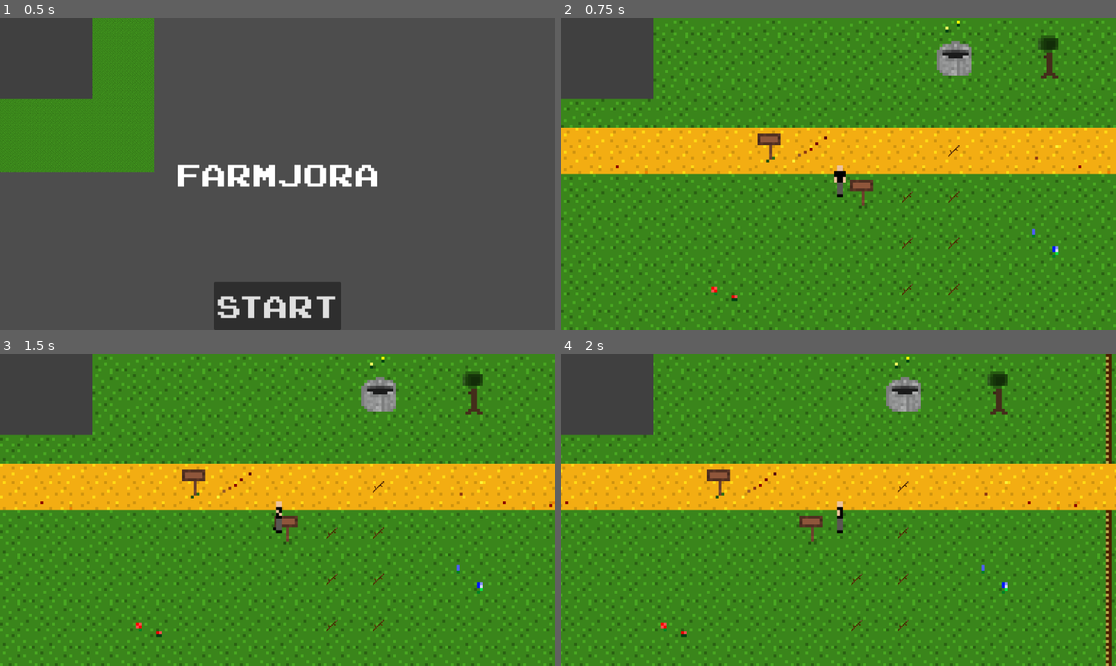
Above: before the commit, frames 1-4 (two rows, left to right).
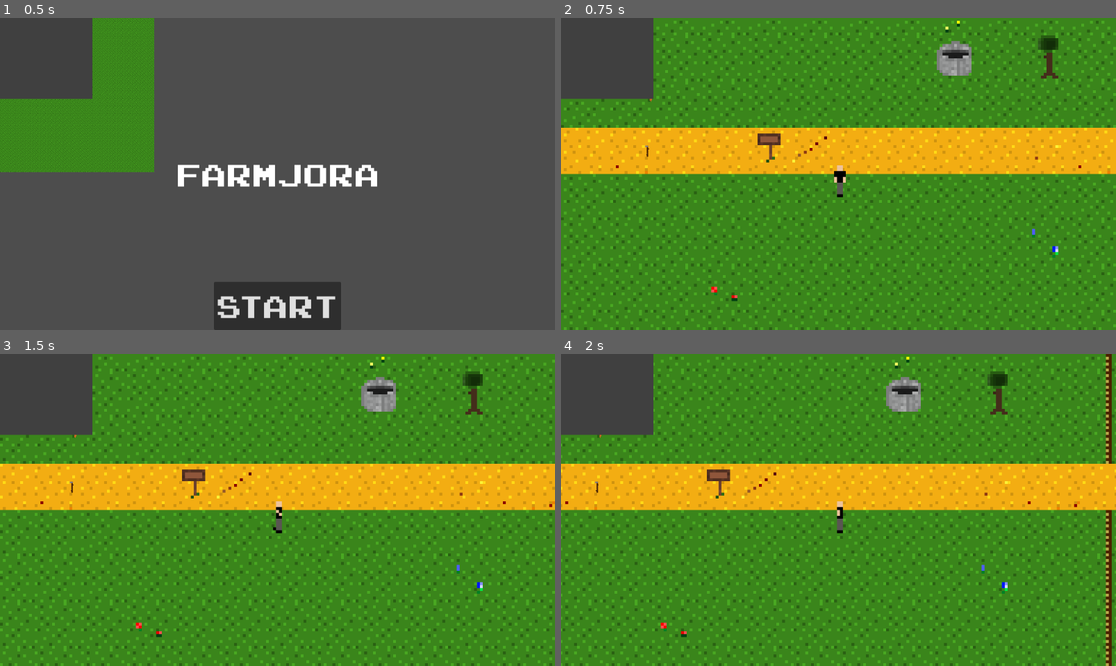
Above: after the commit, the same moments.

Repository: jake-schlaerth/farmjora
Game: Godot game, scene res://scenes/main/main.tscn
Two runs of this game, one before a commit and one after it. Both use one fixed random seed, a clock stepped at 60 frames per second and the inputs below.
Inputs (mouse positions are in pixels of both pictures, inside the frame that each line leads up to):
- Up to frame 1 (0.5 s): no input
- Up to frame 2 (0.75 s): click "start" at 0.5 s
- Up to frame 3 (1.5 s): tap Enter (ui_accept) at 1.25 s; move the mouse to (399, 494) at 1.27 s; hold D (move_right) from 1.28 s (still down); hold Enter (ui_accept) from 1.28 s (still down); click (399, 494) at 1.42 s
- Up to frame 4 (2 s): keep holding D (move_right); keep holding Enter (ui_accept)

Frame 1 is identical in both runs. In frame 2, 0.3% of the frame differs, in the area x 15-72%, y 25-89%; in frame 3, 0.3%; in frame 4, 0.3%.

Commit message:
harvestable carrots

Diff:
--- /dev/null
+++ b/scenes/inventory/inventory_items/carrot.tres
@@ -0,0 +1,11 @@
+[gd_resource type="Resource" script_class="InventoryItem" load_steps=3 format=3 uid="uid://xmc5rmgy615c"]
+
+[ext_resource type="Script" path="res://scenes/inventory/inventory_items/inventory_item.gd" id="1_5qtl8"]
+[ext_resource type="Texture2D" uid="uid://udte5saw1nin" path="res://assets/sprites/inventory/items/carrot.png" id="2_ecqxd"]
+
+[resource]
+script = ExtResource("1_5qtl8")
+name = "carrot"
+texture = ExtResource("2_ecqxd")
+equipable = false
+type = 0
--- a/scenes/maps/collectables/collectable.tscn
+++ /dev/null
@@ -1,23 +0,0 @@
-[gd_scene load_steps=5 format=3 uid="uid://dpjrq644s557a"]
-
-[ext_resource type="Script" path="res://scenes/maps/collectables/collectable.gd" id="1_22gve"]
-[ext_resource type="Resource" uid="uid://tw5hdqhd2k8f" path="res://scenes/inventory/inventory_items/stick.tres" id="2_1o8ui"]
-[ext_resource type="Texture2D" uid="uid://d3o887oxgngxk" path="res://assets/sprites/inventory/items/stick.png" id="3_w7okd"]
-
-[sub_resource type="CircleShape2D" id="CircleShape2D_6wmc7"]
-radius = 22.0
-
-[node name="Collectable" type="Node2D"]
-scale = Vector2(0.25, 0.25)
-script = ExtResource("1_22gve")
-inventory_item = ExtResource("2_1o8ui")
-
-[node name="Sprite2D" type="Sprite2D" parent="."]
-texture = ExtResource("3_w7okd")
-
-[node name="pickup_area" type="Area2D" parent="."]
-
-[node name="CollisionShape2D" type="CollisionShape2D" parent="pickup_area"]
-shape = SubResource("CircleShape2D_6wmc7")
-
-[connection signal="body_entered" from="pickup_area" to="." method="_on_pickup_area_body_entered"]
--- a/scenes/maps/farm/farmable_area.gd
+++ b/scenes/maps/farm/farmable_area.gd
@@ -12,7 +12,10 @@
 enum TILE_STATE {UNTILLED, TILLED, PLANTED}
 
 var plants := {
-	'carrot': load("res://scenes/plants/carrot.tres")
+	"carrot": {
+		"plant_resource": load("res://scenes/plants/carrot.tres"),
+		"inventory_resource": load("res://scenes/inventory/inventory_items/carrot.tres")
+	}
 }
 
 func _ready() -> void:
@@ -22,7 +25,7 @@
 
 func _input(event: InputEvent) -> void:
 	if area_active and event.is_action_pressed("ui_accept"):
-		pass
+		harvest_plant()
 
 func on_use_equipped_inventory_item(inventory_item: InventoryItem) -> void:
 	if inventory_item.name == 'hoe':
@@ -57,7 +60,10 @@
 	signal_bus.decrement_item_quantity.emit(inventory_seed.name)
 
 func get_plant_resource(inventory_seed: InventoryItem) -> Plant:
-	return plants[inventory_seed.plant.name]
+	return plants[inventory_seed.plant.name].plant_resource
+
+func get_plant_inventory_item() -> InventoryItem:
+	return plants[plant.name].inventory_resource
 
 func tile_is_tilled() -> bool:
 	return state == TILE_STATE.TILLED
@@ -66,6 +72,15 @@
 	images.visible = state != TILE_STATE.UNTILLED
 	plant_image.visible = state == TILE_STATE.PLANTED
 
+func harvest_plant() -> void:
+	if state == TILE_STATE.PLANTED && plant.is_harvestable():
+		player_manager.get_player().collect(get_plant_inventory_item())
+		reset()
+
+func reset() -> void:
+	state = TILE_STATE.TILLED
+	update_visibility()
+
 func _on_area_2d_body_entered(body: Node2D) -> void:
 	if body.is_in_group('player'):
 		area_active = true
--- a/scenes/maps/small_world.tscn
+++ b/scenes/maps/small_world.tscn
@@ -1,7 +1,10 @@
-[gd_scene load_steps=4 format=3 uid="uid://0qxs05o5r304"]
+[gd_scene load_steps=7 format=3 uid="uid://0qxs05o5r304"]
 
 [ext_resource type="TileSet" uid="uid://d3ns0o61e7r7e" path="res://scenes/maps/tileset.tres" id="1_1lqq3"]
 [ext_resource type="PackedScene" uid="uid://b7hfjudhkvxib" path="res://scenes/maps/farm/farm.tscn" id="3_0ibm1"]
+[ext_resource type="PackedScene" uid="uid://dpjrq644s557a" path="res://scenes/maps/stuff/collectable.tscn" id="4_dt12w"]
+[ext_resource type="Resource" uid="uid://dyn1qjsc312yq" path="res://scenes/inventory/inventory_items/hoe.tres" id="5_swnck"]
+[ext_resource type="Resource" uid="uid://xmc5rmgy615c" path="res://scenes/inventory/inventory_items/carrot.tres" id="6_g1yo1"]
 [ext_resource type="PackedScene" uid="uid://dtolqfgdxtw1t" path="res://scenes/maps/stuff/map_transition.tscn" id="6_yhwro"]
 
 [node name="SmallWorld" type="TileMap"]
@@ -10,9 +13,9 @@
 layer_0/name = "terrain"
 layer_0/tile_data = PackedInt32Array(0, 65536, 7, 1, 65536, 7, 65537, 65536, 7, 65538, 65536, 7, 2, 65536, 7, 65536, 65 …(29458 unchanged characters)…
 layer_1/name = "sprites"
-layer_1/tile_data = PackedInt32Array(-7, 65536, 5, -5, 13107 …(87 unchanged characters)… 2, 3, 327675, 458752, 3, -2, 393216, 2, 0, 393216, 2, -393223, 65536, 2, -393222, 0, 0, -39322 …(1064 unchanged characters)…
+layer_1/tile_data = PackedInt32Array(-7, 65536, 5, -5, 13107 …(87 unchanged characters)… 2, 3, 327675, 458752, 3, -2, 393216, 2, -393223, 65536, 2, -393222, 0, 0, -39322 …(1064 unchanged characters)…
 layer_2/name = "scenes"
-layer_2/tile_data = PackedInt32Array(-196606, 1, 131072, -2, 1, 65536, -65534, 1, 196608, 2, 1, 196608, 65538, 1, 196608, 131073, 1, 196608, 65537, 1, 196608, 1, 1, 196608, 131074, 1, 196608)
+layer_2/tile_data = PackedInt32Array(-196606, 1, 131072, -2, 1, 65536)
 
 [node name="MapTransition" parent="." instance=ExtResource("6_yhwro")]
 position = Vector2(-118, -8)
@@ -20,4 +23,12 @@
 enter_position = Vector2(154, 0)
 
 [node name="Farm" parent="." instance=ExtResource("3_0ibm1")]
-layer_0/tile_data = PackedInt32Array(131045, 0, 65536, 19658 …(9219 unchanged characters)… 5536, 524314, 0, 65536, 589850, 0, 65536)
+layer_0/tile_data = PackedInt32Array(131045, 0, 65536, 19658 …(9219 unchanged characters)… 5536, 524314, 0, 65536, 589850, 0, 65536, 196611, 0, 65536, 196610, 0, 65536, 196609, 0, 65536, 196608, 0, 65536, 131072, 0, 65536, 131073, 0, 65536, 131074, 0, 65536, 131075, 0, 65536, 65539, 0, 65536, 65538, 0, 65536, 65537, 0, 65536, 65536, 0, 65536, 0, 0, 65536, 1, 0, 65536, 2, 0, 65536, 3, 0, 65536)
+
+[node name="Collectable" parent="." instance=ExtResource("4_dt12w")]
+position = Vector2(-66, -8)
+inventory_item = ExtResource("5_swnck")
+
+[node name="Collectable2" parent="." instance=ExtResource("4_dt12w")]
+position = Vector2(-65, -27)
+inventory_item = ExtResource("6_g1yo1")
--- a/scenes/maps/collectables/collectable.gd
+++ b/scenes/maps/stuff/collectable.gd
@@ -1,6 +1,9 @@
 extends Node2D
 
 @export var inventory_item: InventoryItem
+
+func _ready() -> void:
+	$Image.texture = inventory_item.texture
 
 func _on_pickup_area_body_entered(body: Node2D) -> void:
 	if body.is_in_group("player"):
--- /dev/null
+++ b/scenes/maps/stuff/collectable.tscn
@@ -0,0 +1,19 @@
+[gd_scene load_steps=3 format=3 uid="uid://dpjrq644s557a"]
+
+[ext_resource type="Script" path="res://scenes/maps/stuff/collectable.gd" id="1_jswo5"]
+
+[sub_resource type="CircleShape2D" id="CircleShape2D_6wmc7"]
+radius = 22.0
+
+[node name="Collectable" type="Node2D"]
+scale = Vector2(0.25, 0.25)
+script = ExtResource("1_jswo5")
+
+[node name="Image" type="Sprite2D" parent="."]
+
+[node name="pickup_area" type="Area2D" parent="."]
+
+[node name="CollisionShape2D" type="CollisionShape2D" parent="pickup_area"]
+shape = SubResource("CircleShape2D_6wmc7")
+
+[connection signal="body_entered" from="pickup_area" to="." method="_on_pickup_area_body_entered"]
--- a/scenes/maps/tileset.tres
+++ b/scenes/maps/tileset.tres
@@ -3,7 +3,7 @@
 [ext_resource type="Texture2D" uid="uid://cgnqi6ap06lhm" path="res://assets/sprites/tile_sheets/spring_tilesheet_small.png" id="1_1ec3h"]
 [ext_resource type="PackedScene" uid="uid://cj8dn5vpx0l4h" path="res://scenes/maps/dialog_areas/sign_1.tscn" id="2_rn75s"]
 [ext_resource type="PackedScene" uid="uid://dnq7n13jhdkqi" path="res://scenes/maps/dialog_areas/well_1.tscn" id="3_i2xvl"]
-[ext_resource type="PackedScene" uid="uid://dpjrq644s557a" path="res://scenes/maps/collectables/collectable.tscn" id="4_bek4b"]
+[ext_resource type="PackedScene" uid="uid://dpjrq644s557a" path="res://scenes/maps/stuff/collectable.tscn" id="4_bek4b"]
 [ext_resource type="PackedScene" uid="uid://n13tfnutj4c7" path="res://scenes/maps/stuff/bed.tscn" id="5_08d7t"]
 [ext_resource type="PackedScene" uid="uid://dtolqfgdxtw1t" path="res://scenes/maps/stuff/map_transition.tscn" id="6_ua1eg"]
 [ext_resource type="PackedScene" uid="uid://bpw5s24eu5xi0" path="res://scenes/maps/farm/farmable_area.tscn" id="7_j2hyw"]
--- a/scenes/plants/carrot.tres
+++ b/scenes/plants/carrot.tres
@@ -4,3 +4,6 @@
 
 [resource]
 script = ExtResource("1_fs4si")
+name = "carrot"
+day_planted = 0
+days_to_grow = 3
--- a/scripts/singletons/day_counter.gd
+++ b/scripts/singletons/day_counter.gd
@@ -10,6 +10,5 @@
 	current_day += 1
 	total_days_passed += 1
 
-
 func get_current_day() -> int:
 	return current_day
Binary file added: assets/sprites/inventory/items/carrot.png
Not shown, added: assets/sprites/inventory/items/carrot.png.import
Not shown, added: pixelorama/ui/items/carrot.pxo
Not shown, added: pixelorama/ui/items/untitled.pxo
